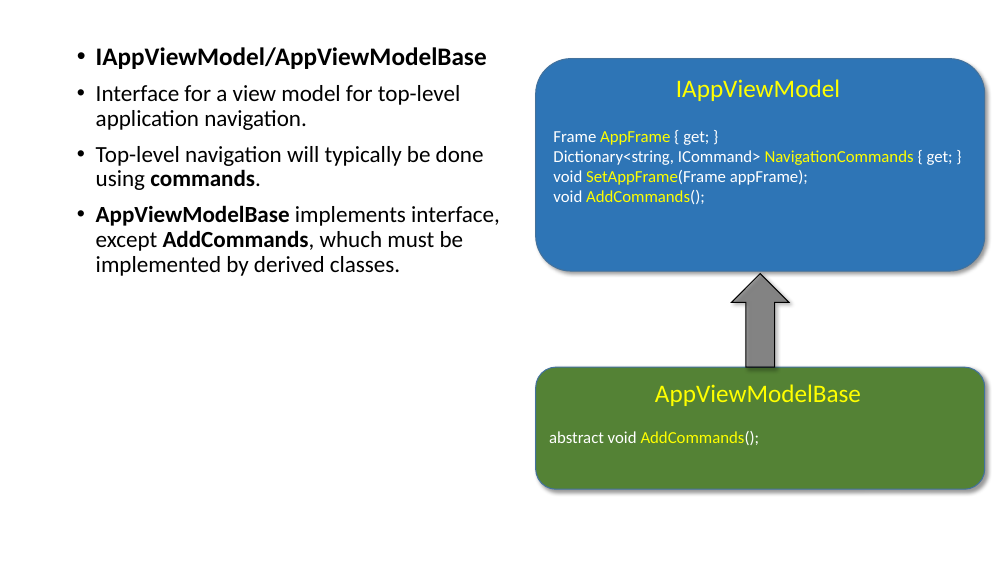
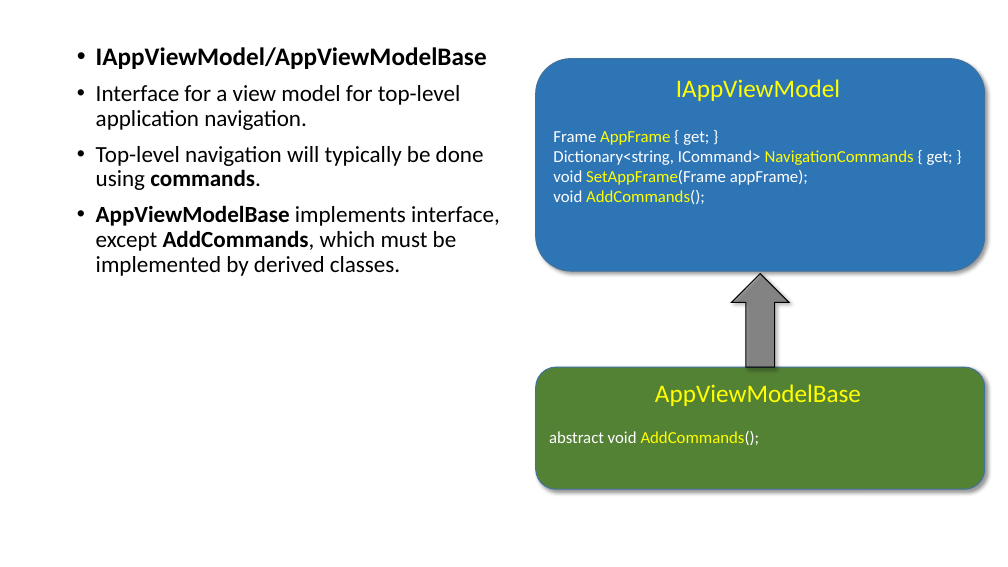
Before and after one commit to perl-easj/Teaching-materials, a slide deck: slide 61 of CSharpProgramming/Presentations/MVVMStarter/MVVMStarter2018 Class Library.pptx. Drawn at 1008x567 pixels with LibreOffice and Linux fonts; fonts in the diff are those of the drawing. Boxes give left, top, right and bottom in pixels: in the first picture for what was removed or moved away, otherwise in the second. Text is boxed around its words. In the diff, an @@ line names an element or a change of style, - is before the commit and + after.

Commit message:
Fixed various typos and graphical inconsistencies
In the MVVMStarter2018 documentation

```diff
--- a/CSharpProgramming/Presentations/MVVMStarter/MVVMStarter2018 Class Library.pptx
+++ b/CSharpProgramming/Presentations/MVVMStarter/MVVMStarter2018 Class Library.pptx
@@ text at box(96, 205, 500, 276): text changed @@
-• AppViewModelBase implements interface, except AddCommands, whuch must be implemented by derived classes.
+• AppViewModelBase implements interface, except AddCommands, which must be implemented by derived classes.
```
Also in this commit, not shown: 20 other slides changed, 2 slides added.
